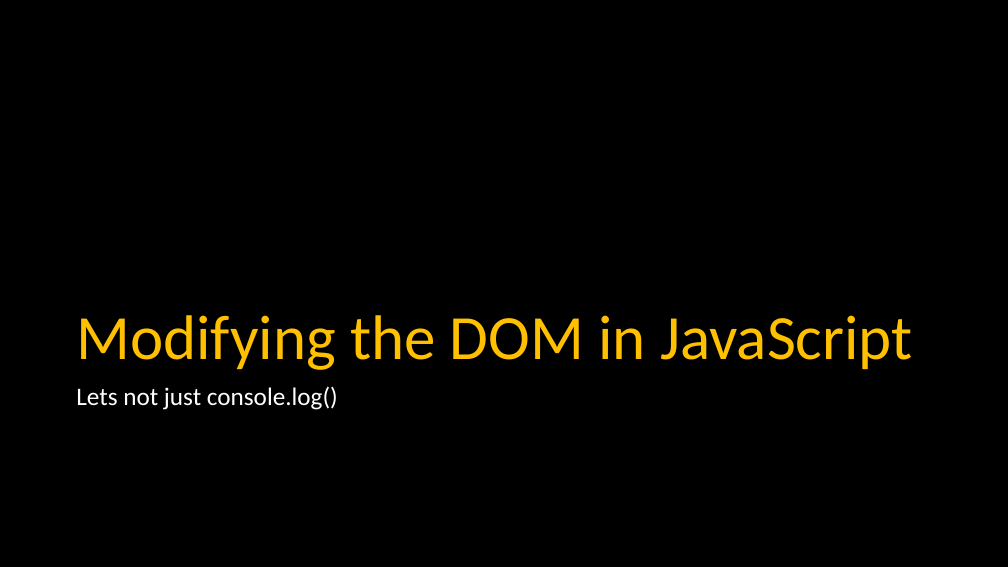
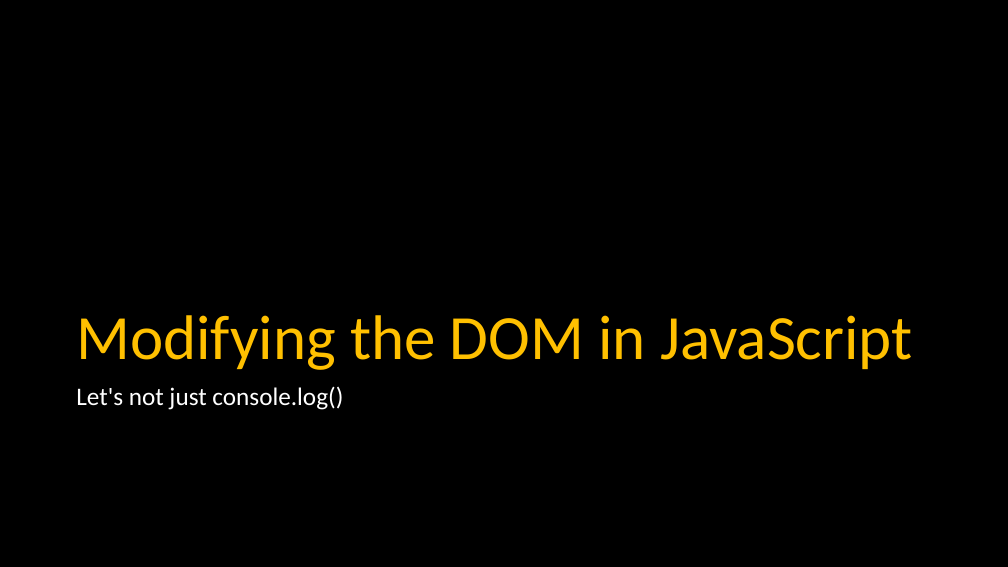
Before and after one commit to csev/dj4e, a slide deck: slide 16 of lectures/JS-03-Browser.pptx. Drawn at 1008x567 pixels with LibreOffice and Linux fonts; fonts in the diff are those of the drawing. Boxes give left, top, right and bottom in pixels: in the first picture for what was removed or moved away, otherwise in the second. Text is boxed around its words. In the diff, an @@ line names an element or a change of style, - is before the commit and + after.

```diff
--- a/lectures/JS-03-Browser.pptx
+++ b/lectures/JS-03-Browser.pptx
@@ text at (x1=76, y1=386, x2=343, y2=410): text changed @@
-Lets not just console.log()
+Let's not just console.log()
```
Also in this commit, not shown: 5 other slides changed, 1 slide added, 2 other files.
